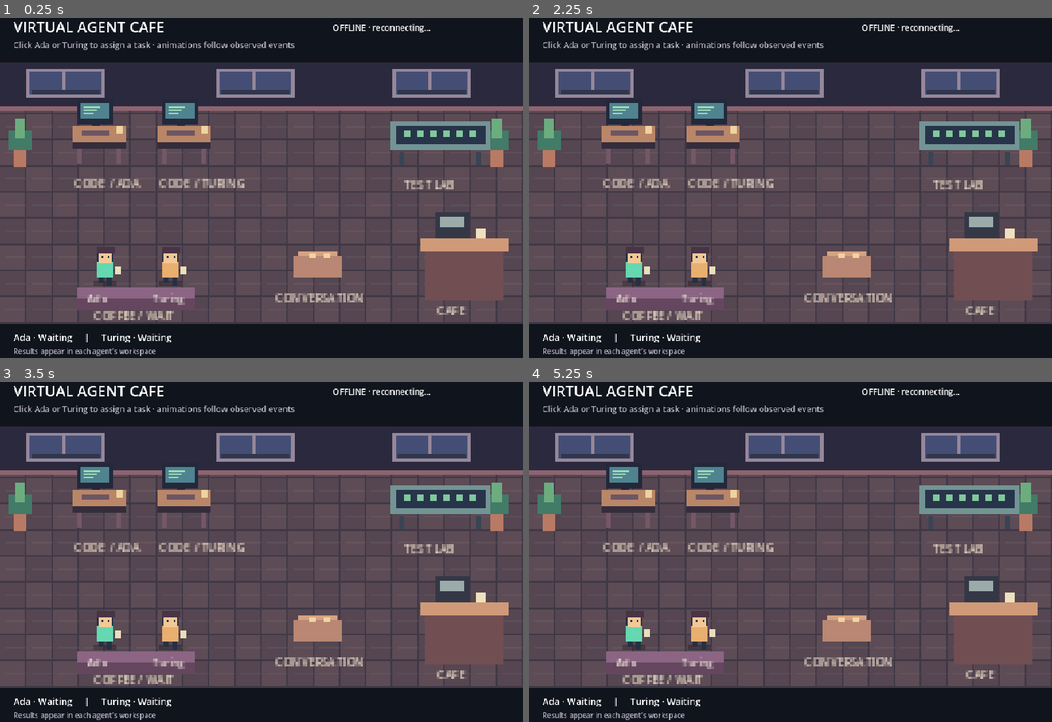
Above: before the commit, frames 1-4 (two rows, left to right).
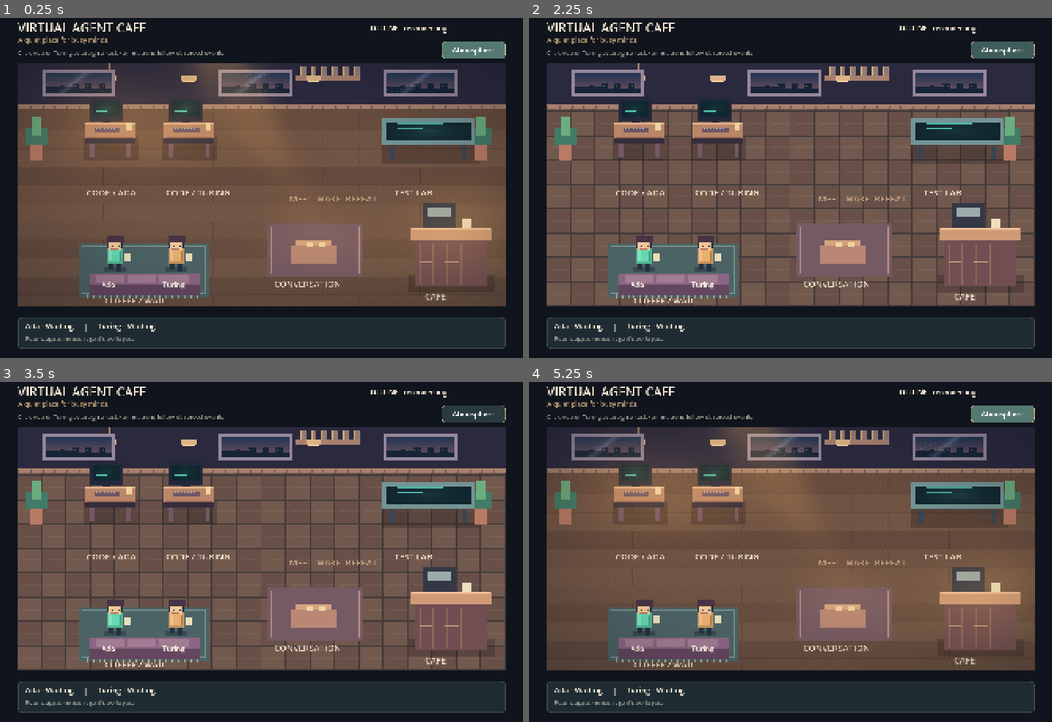
Above: after the commit, the same moments.

Repository: St3fanTh/VirtualAgentCafe
Game: Godot game, scene res://scenes/cafe.tscn
Two runs of this game, one before a commit and one after it. Both use one fixed random seed, a clock stepped at 60 frames per second and the inputs below.
Inputs (mouse positions are in pixels of both pictures, inside the frame that each line leads up to):
- Up to frame 1 (0.25 s): no input
- Up to frame 2 (2.25 s): click (999, 48) at 0.5 s, where only the run after the commit has a clickable "Atmosphere"; click (999, 48) at 1.25 s, where only the run after the commit has a clickable "Atmosphere"; click (999, 48) at 2 s, where only the run after the commit has a clickable "Atmosphere"
- Up to frame 3 (3.5 s): move the mouse to (376, 531) at 2.77 s; click (376, 531) at 2.92 s
- Up to frame 4 (5.25 s): move the mouse to (685, 565) at 3.52 s; click (685, 565) at 3.67 s; tap Enter at 4.25 s; move the mouse to (842, 470) at 4.27 s; click (842, 470) at 4.42 s; move the mouse to (764, 616) at 5.02 s; click (764, 616) at 5.17 s

The runs differ from the first frame. In frame 1, 54% of the frame differs, in the area x 0-100%, y 1-100%; in frame 2, 45%; in frame 3, 45%; in frame 4, 54%.

Commit message:
feat: enhance cafe resolution and atmospheric shaders

Diff:
--- a/game/project.godot
+++ b/game/project.godot
@@ -1,17 +1,30 @@
-; Godot 4 project
+; Engine configuration file.
+; It's best edited using the editor UI and not directly,
+; since the parameters that go here are not all obvious.
+;
+; Format:
+;   [section] ; section goes between []
+;   param=value ; assign values to parameters
+
 config_version=5
 
 [application]
+
 config/name="VirtualAgentCafe"
 run/main_scene="res://scenes/cafe.tscn"
+config/features=PackedStringArray("4.4")
 
 [display]
-window/size/viewport_width=960
-window/size/viewport_height=640
+
+window/size/viewport_width=1920
+window/size/viewport_height=1280
+window/size/window_width_override=1440
+window/size/window_height_override=960
 window/stretch/mode="canvas_items"
+window/stretch/aspect="keep"
 
 [rendering]
+
+textures/canvas_textures/default_texture_filter=0
 renderer/rendering_method="gl_compatibility"
-textures/default_filters/use_nearest_mipmap_filter=false
-textures/canvas_textures/default_texture_filter=0
 environment/defaults/default_clear_color=Color(0.063, 0.078, 0.11, 1)
--- a/game/scripts/cafe.gd
+++ b/game/scripts/cafe.gd
@@ -4,6 +4,7 @@
 const Network = preload("res://scripts/network.gd")
 const Character = preload("res://scripts/character.gd")
 const World = preload("res://scripts/world.gd")
+var world = World.new()
 var state = EventState.new()
 var network = Network.new()
 var characters: Dictionary = {}
@@ -31,13 +32,13 @@
 	var configured := OS.get_environment("VAC_BACKEND_URL")
 	if configured != "":
 		backend_url = configured.trim_suffix("/")
-	var world = World.new()
-	world.position = Vector2(0, 96)
-	world.scale = Vector2(3, 3)
+	world.position = Vector2(64, 196)
+	world.scale = Vector2(5.6, 5.6)
 	add_child(world)
 	for id in ["ada", "turing"]:
 		var character = Character.new()
 		character.agent_id = id
+		character.z_index = 2
 		character.position = Vector2(64 if id == "ada" else 104, 132)
 		character.tint = Color("64d8b1") if id == "ada" else Color("e9af6e")
 		character.selected.connect(select_agent)
@@ -54,46 +55,94 @@
 	task_request.request_completed.connect(on_task_result)
 	health_request.request_completed.connect(on_health)
 
+func ui_style(color: Color, border: Color) -> StyleBoxFlat:
+	var style := StyleBoxFlat.new()
+	style.bg_color = color
+	style.border_color = border
+	style.set_border_width_all(2)
+	style.set_corner_radius_all(16)
+	style.content_margin_left = 22
+	style.content_margin_right = 22
+	style.content_margin_top = 14
+	style.content_margin_bottom = 14
+	return style
+
 func build_ui() -> void:
-	var ui := CanvasLayer.new()
-	add_child(ui)
-	var title := label("VIRTUAL AGENT CAFE", 27)
-	title.position = Vector2(24, 12)
+	var layer := CanvasLayer.new()
+	add_child(layer)
+	var ui := Control.new()
+	ui.name = "HUD"
+	ui.set_anchors_and_offsets_preset(Control.PRESET_FULL_RECT)
+	ui.mouse_filter = Control.MOUSE_FILTER_IGNORE
+	var theme := Theme.new()
+	theme.default_font_size = 26
+	theme.set_color("font_color", "Label", Color("f1e6d1"))
+	theme.set_color("font_color", "Button", Color("eee4d1"))
+	theme.set_stylebox("normal", "Button", ui_style(Color("293b40"), Color("536b69")))
+	theme.set_stylebox("hover", "Button", ui_style(Color("405c5b"), Color("93b5a0")))
+	theme.set_stylebox("pressed", "Button", ui_style(Color("557970"), Color("c8d9b2")))
+	theme.set_stylebox("disabled", "Button", ui_style(Color("262c33"), Color("39414b")))
+	theme.set_stylebox("focus", "Button", ui_style(Color(0, 0, 0, 0), Color("e1bc89")))
+	theme.set_stylebox("panel", "PanelContainer", ui_style(Color("1f2b32"), Color("6c7e78")))
+	theme.set_stylebox("normal", "TextEdit", ui_style(Color("141e26"), Color("455e61")))
+	theme.set_stylebox("focus", "TextEdit", ui_style(Color(0, 0, 0, 0), Color("a5bfa7")))
+	ui.theme = theme
+	layer.add_child(ui)
+	var title := label("VIRTUAL AGENT CAFE", 46)
+	title.position = Vector2(64, 32)
 	ui.add_child(title)
-	connection_label = label("OFFLINE · reconnecting…", 15)
-	connection_label.position = Vector2(610, 22)
+	var subtitle := label("A quiet place for busy minds.", 24)
+	subtitle.position = Vector2(66, 92)
+	subtitle.modulate = Color("c3ab90")
+	ui.add_child(subtitle)
+	connection_label = label("OFFLINE · reconnecting…", 25)
+	connection_label.position = Vector2(1360, 50)
 	ui.add_child(connection_label)
-	var hint := label("Click Ada or Turing to assign a task · animations follow observed events", 15)
-	hint.position = Vector2(24, 54)
-	hint.modulate = Color("b9b4c5")
+	var hint := label("Click Ada or Turing to assign a task · animations follow observed events", 22)
+	hint.position = Vector2(64, 142)
+	hint.modulate = Color("9eacb0")
 	ui.add_child(hint)
-	status_label = label("Ada · Waiting     |     Turing · Waiting", 17)
-	status_label.position = Vector2(24, 590)
+	var effects := Button.new()
+	effects.text = "Atmosphere"
+	effects.toggle_mode = true
+	effects.button_pressed = true
+	effects.position = Vector2(1620, 115)
+	effects.size = Vector2(235, 60)
+	effects.toggled.connect(world.set_effects)
+	ui.add_child(effects)
+	var footer := PanelContainer.new()
+	footer.position = Vector2(64, 1130)
+	footer.size = Vector2(1792, 115)
+	footer.mouse_filter = Control.MOUSE_FILTER_IGNORE
+	ui.add_child(footer)
+	status_label = label("Ada · Waiting     |     Turing · Waiting", 28)
+	status_label.position = Vector2(92, 1142)
 	ui.add_child(status_label)
-	result_label = label("Results appear in each agent's workspace", 13)
-	result_label.position = Vector2(24, 618)
-	result_label.modulate = Color("b9b4c5")
+	result_label = label("Results appear in each agent's workspace", 20)
+	result_label.position = Vector2(92, 1193)
+	result_label.modulate = Color("9eacb0")
 	ui.add_child(result_label)
 	task_panel = PanelContainer.new()
-	task_panel.position = Vector2(185, 150)
-	task_panel.size = Vector2(590, 330)
+	task_panel.position = Vector2(430, 330)
+	task_panel.size = Vector2(1060, 600)
 	task_panel.visible = false
 	ui.add_child(task_panel)
 	var margin := MarginContainer.new()
 	for side in ["left", "right", "top", "bottom"]:
-		margin.add_theme_constant_override("margin_" + side, 18)
+		margin.add_theme_constant_override("margin_" + side, 30)
 	task_panel.add_child(margin)
 	var column := VBoxContainer.new()
-	column.add_theme_constant_override("separation", 12)
+	column.add_theme_constant_override("separation", 20)
 	margin.add_child(column)
-	task_info = label("Task", 17)
+	task_info = label("Task", 28)
 	task_info.autowrap_mode = TextServer.AUTOWRAP_WORD_SMART
 	column.add_child(task_info)
 	task_input = TextEdit.new()
-	task_input.custom_minimum_size = Vector2(550, 160)
+	task_input.custom_minimum_size = Vector2(950, 300)
 	task_input.placeholder_text = "Describe a concrete coding task…"
 	column.add_child(task_input)
 	var row := HBoxContainer.new()
+	row.add_theme_constant_override("separation", 12)
 	column.add_child(row)
 	task_button = Button.new()
 	task_button.text = "Run with Codex"
@@ -104,7 +153,7 @@
 	message_button.pressed.connect(send_peer_message)
 	row.add_child(message_button)
 	var cancel_button := Button.new()
-	cancel_button.text = "Cancel running task"
+	cancel_button.text = "Cancel task"
 	cancel_button.pressed.connect(cancel_running_task)
 	row.add_child(cancel_button)
 	var close := Button.new()
@@ -117,9 +166,11 @@
 		if frame.get("kind") == "snapshot":
 			for id in state.agents:
 				characters[id].reset_state(state.agents[id])
+				world.set_agent_status(id, state.agents[id].status)
 		else:
 			var id: String = frame.event.agent_id
 			characters[id].enqueue_state(state.agents[id])
+			world.set_agent_status(id, state.agents[id].status)
 		status_label.text = "Ada · %s     |     Turing · %s" % [state.state_label("ada"), state.state_label("turing")]
 	elif state.needs_snapshot:
 		network.force_reconnect()
--- a/game/scripts/character.gd
+++ b/game/scripts/character.gd
@@ -93,10 +93,17 @@
 	if is_selected:
 		draw_rect(Rect2(-11, -19, 22, 24), Color("eee4ad"), false, 1)
 	rect(-7, 2, 14, 3, Color(0, 0, 0, 0.25))
-	rect(-5, -10 + bounce, 10, 10, tint)
+	rect(-5, -10 + bounce, 10, 10, tint.darkened(0.15))
+	rect(-4.5, -10 + bounce, 8.5, 8, tint)
+	rect(-4, -9 + bounce, 1.5, 7, tint.lightened(0.22))
+	rect(3, -8 + bounce, 1, 6, tint.darkened(0.3))
+	rect(-1, -10 + bounce, 2, 1, Color("eee0c4"))
 	rect(-5, -19 + bounce, 10, 9, dark)
 	rect(-4, -16 + bounce, 8, 7, skin)
+	rect(3, -15 + bounce, 1, 5, skin.darkened(0.16))
+	rect(-3, -10 + bounce, 5, 0.5, Color("bc806d"))
 	rect(-5, -19 + bounce, 11, 4, Color("493446"))
+	rect(-4, -18 + bounce, 5, 0.5, Color("806064"))
 	rect(-2, -13 + bounce, 1, 1, dark)
 	rect(2, -13 + bounce, 1, 1, dark)
 	var stride := phase * 2 if not route.is_empty() else 0
@@ -125,10 +132,14 @@
 		"agent.waiting":
 			rect(6, -8 + phase, 4, 5, Color("e9dfba"))
 	var font := ThemeDB.fallback_font
-	draw_string(font, Vector2(-11, 15), agent_id.capitalize(), HORIZONTAL_ALIGNMENT_LEFT, -1, 6, Color("f2e9dc"))
+	draw_set_transform(Vector2(-9, 15), 0.0, Vector2.ONE / 5.6)
+	draw_string(font, Vector2.ZERO, agent_id.capitalize(), HORIZONTAL_ALIGNMENT_LEFT, -1, 26, Color("f2e9dc"))
+	draw_set_transform(Vector2.ZERO)
 	if bubble != "" and bubble_left > 0:
 		var text := bubble.left(42)
-		var width := minf(128, font.get_string_size(text, HORIZONTAL_ALIGNMENT_LEFT, -1, 6).x + 8)
+		var width := minf(128, font.get_string_size(text, HORIZONTAL_ALIGNMENT_LEFT, -1, 26).x / 5.6 + 8)
 		rect(-width / 2, -44, width, 13, Color("f0e7d6"))
 		rect(-2, -31, 4, 3, Color("f0e7d6"))
-		draw_string(font, Vector2(-width / 2 + 4, -35), text, HORIZONTAL_ALIGNMENT_LEFT, width - 8, 6, dark)
+		draw_set_transform(Vector2(-width / 2 + 4, -35), 0.0, Vector2.ONE / 5.6)
+		draw_string(font, Vector2.ZERO, text, HORIZONTAL_ALIGNMENT_LEFT, (width - 8) * 5.6, 26, dark)
+		draw_set_transform(Vector2.ZERO)
--- a/game/scripts/world.gd
+++ b/game/scripts/world.gd
@@ -1,13 +1,51 @@
 extends Node2D
+
+const WoodShader = preload("res://shaders/wood.gdshader")
+const GlassShader = preload("res://shaders/glass.gdshader")
+const MonitorShader = preload("res://shaders/monitor.gdshader")
+const AtmosphereShader = preload("res://shaders/atmosphere.gdshader")
+var effects_enabled := true
+var effect_materials: Array[ShaderMaterial] = []
+var monitors: Dictionary = {}
+
+func shader_panel(area: Rect2, shader: Shader, depth: int) -> ShaderMaterial:
+	var panel := ColorRect.new()
+	panel.position = area.position
+	panel.size = area.size
+	panel.mouse_filter = Control.MOUSE_FILTER_IGNORE
+	panel.z_index = depth
+	var shader_material := ShaderMaterial.new()
+	shader_material.shader = shader
+	panel.material = shader_material
+	add_child(panel)
+	effect_materials.append(shader_material)
+	return shader_material
+
+func set_effects(enabled: bool) -> void:
+	effects_enabled = enabled
+	for shader_material in effect_materials:
+		shader_material.set_shader_parameter("strength", 1.0 if enabled else 0.0)
+
+func set_agent_status(agent_id: String, status: String) -> void:
+	if not monitors.has(agent_id):
+		return
+	var color := Color("628b9a")
+	match status:
+		"agent.coding", "agent.finished": color = Color("7fe3b0")
+		"agent.testing": color = Color("f5ce84")
+		"agent.error": color = Color("f2818d")
+		"agent.thinking": color = Color("ada4f0")
+		"agent.message": color = Color("8cd4e1")
+	monitors[agent_id].set_shader_parameter("activity_color", color)
 
 func _ready() -> void:
 	# Native tilemap generated from a tiny original pixel atlas; no external assets.
 	var atlas := Image.create(32, 16, false, Image.FORMAT_RGBA8)
 	for x in range(32):
 		for y in range(16):
-			var color := Color("554651") if x < 16 else Color("5d4c55")
+			var color := Color("685048") if x < 16 else Color("72594d")
 			if y == 15 or x % 16 == 15:
-				color = Color("403846")
+				color = Color("443b3b")
 			if y == 7 and x % 16 > 2:
 				color = color.lightened(0.05)
 			atlas.set_pixel(x, y, color)
@@ -21,21 +59,48 @@
 	var source_id := tiles.add_source(source)
 	var layer := TileMapLayer.new()
 	layer.tile_set = tiles
-	layer.z_index = -1
+	layer.z_index = -2
+	var wood := ShaderMaterial.new()
+	wood.shader = WoodShader
+	layer.material = wood
+	effect_materials.append(wood)
 	for x in range(20):
 		for y in range(10):
 			layer.set_cell(Vector2i(x, y), source_id, Vector2i((x + y) % 2, 0))
 	add_child(layer)
+	for x in [16, 132, 240]:
+		shader_panel(Rect2(x + 2, 6, 44, 14), GlassShader, 1)
+	monitors.ada = shader_panel(Rect2(49, 25, 18, 10), MonitorShader, 1)
+	monitors.turing = shader_panel(Rect2(101, 25, 18, 10), MonitorShader, 1)
+	shader_panel(Rect2(242, 39, 55, 11), MonitorShader, 1)
+	shader_panel(Rect2(0, 0, 320, 160), AtmosphereShader, 8)
 
 func box(x: float, y: float, w: float, h: float, color: String) -> void:
 	draw_rect(Rect2(x, y, w, h), Color(color))
 
 func text(at: Vector2, value: String, color := Color("eadbc7")) -> void:
-	draw_string(ThemeDB.fallback_font, at, value, HORIZONTAL_ALIGNMENT_LEFT, -1, 7, color)
+	# Render glyphs at viewport resolution instead of scaling a tiny bitmap font.
+	draw_set_transform(at, 0.0, Vector2.ONE / 5.6)
+	draw_string(ThemeDB.fallback_font, Vector2.ZERO, value, HORIZONTAL_ALIGNMENT_LEFT, -1, 32, color)
+	draw_set_transform(Vector2.ZERO)
 
 func _draw() -> void:
+	# Contact shadows and layered joinery keep furniture readable at larger sizes.
+	for area in [Rect2(43, 48, 36, 16), Rect2(95, 48, 36, 16), Rect2(239, 50, 64, 16), Rect2(177, 130, 36, 8), Rect2(256, 139, 57, 11)]:
+		draw_rect(area, Color(0.06, 0.04, 0.06, 0.24))
 	box(0, 0, 320, 28, "2b293e")
-	box(0, 27, 320, 3, "8c6470")
+	box(0, 27, 320, 3, "a7806d")
+	for x in range(0, 320, 8):
+		box(x, 28, 1, 2, "735c59")
+	# Back-wall shelves, warm pendant lamps and small framed prints.
+	box(182, 8, 42, 3, "a7806d")
+	for x in range(185, 221, 7):
+		box(x, 2, 4, 6, "927b77")
+		box(x, 2, 1, 6, "d0a875")
+	for x in [60, 112, 194, 283]:
+		box(x, 0, 0.5, 8, "a17e67")
+		box(x - 5, 8, 10, 3, "dcb386")
+		box(x - 4, 11, 8, 1, "f9d7a2")
 	# Windows, dusk skyline and indoor plants.
 	for x in [16, 132, 240]:
 		box(x, 4, 48, 18, "96879a")
@@ -46,21 +111,34 @@
 		box(x - 4, 54, 8, 10, "b97a65")
 		box(x - 7, 42, 14, 12, "427b67")
 		box(x - 3, 35, 6, 12, "6cad7f")
+	# Soft patterned rugs under the seating and discussion table.
+	box(40, 118, 85, 35, "4c6365")
+	draw_rect(Rect2(42, 120, 81, 31), Color("78938b"), false, 0.6)
+	for x in range(45, 121, 4):
+		box(x, 151, 1, 3, "a4aa91")
+	box(164, 105, 62, 35, "755963")
+	draw_rect(Rect2(166, 107, 58, 31), Color("b58b82"), false, 0.6)
 	# Coding desks, monitors, keyboard and coffee.
 	for x in [44, 96]:
 		box(x, 48, 33, 5, "342d3c")
 		box(x, 39, 33, 10, "ba8668")
+		box(x, 39, 33, 1, "e3b18b")
+		box(x + 1, 48, 31, 1, "8c5f52")
+		for seam in range(3):
+			box(x + 1, 41 + seam * 2, 31, 0.3, "ac775f")
 		box(x + 3, 23, 22, 15, "24283b")
 		box(x + 5, 25, 18, 10, "4f8390")
 		for row in range(3):
 			box(x + 7, 27 + row * 2, 10 - row * 2, 1, "9edbb5")
 		box(x + 12, 37, 5, 2, "24283b")
 		box(x + 6, 42, 17, 3, "6c5665")
+		for key in range(7):
+			box(x + 7 + key * 2, 42.5, 1, 1, "b8aaa0")
 		box(x + 27, 39, 4, 5, "edd3a1")
 		box(x + 3, 53, 3, 9, "755768")
 		box(x + 27, 53, 3, 9, "755768")
-	text(Vector2(45, 77), "CODE / ADA")
-	text(Vector2(97, 77), "CODE / TURING")
+	text(Vector2(45, 87), "CODE / ADA")
+	text(Vector2(97, 87), "CODE / TURING")
 	# Test station.
 	box(239, 36, 61, 18, "739494")
 	box(242, 39, 55, 11, "273449")
@@ -68,7 +146,7 @@
 		box(x, 42, 4, 4, "82c79e")
 	box(244, 55, 3, 8, "394454")
 	box(291, 55, 3, 8, "394454")
-	text(Vector2(247, 78), "TEST LAB")
+	text(Vector2(247, 87), "TEST LAB")
 	# Conversation nook, lounge and café counter.
 	box(179, 119, 30, 13, "b98773")
 	box(182, 116, 24, 3, "d6a381")
@@ -77,9 +155,18 @@
 	text(Vector2(168, 147), "CONVERSATION")
 	box(47, 138, 72, 8, "8b6583")
 	box(47, 145, 72, 7, "65465f")
+	for x in [51, 72, 93]:
+		box(x, 139, 19, 5, "a17c93")
+		box(x + 1, 139, 17, 0.5, "bb97a6")
 	text(Vector2(57, 158), "COFFEE / WAIT")
 	box(260, 111, 48, 35, "714e52")
 	box(257, 108, 54, 8, "d09a78")
+	box(258, 108, 52, 1, "f0c297")
+	for x in range(263, 306, 9):
+		box(x, 118, 1, 27, "926759")
+	box(263, 130, 9, 1, "c19b80")
+	box(280, 130, 9, 1, "c19b80")
+	text(Vector2(178, 91), "MEET. MAKE. REPEAT.", Color("c9a788"))
 	box(266, 92, 21, 16, "343846")
 	box(269, 95, 15, 6, "9babaa")
 	box(291, 102, 6, 6, "eee1be")
--- /dev/null
+++ b/game/shaders/atmosphere.gdshader
@@ -0,0 +1,22 @@
+shader_type canvas_item;
+render_mode unshaded;
+uniform float strength : hint_range(0.0, 1.0) = 1.0;
+
+float pool(vec2 p, vec2 center, vec2 radius) {
+    vec2 q = (p - center) / radius;
+    return exp(-dot(q, q) * 2.0);
+}
+
+void fragment() {
+    vec2 p = UV;
+    float light = pool(p, vec2(0.19, 0.28), vec2(0.18, 0.32));
+    light += pool(p, vec2(0.35, 0.28), vec2(0.18, 0.32));
+    light += pool(p, vec2(0.61, 0.72), vec2(0.25, 0.25));
+    light += pool(p, vec2(0.89, 0.67), vec2(0.20, 0.32));
+    float ray = exp(-pow((p.x - p.y * 0.28 - 0.42) * 14.0, 2.0));
+    ray *= 1.0 - smoothstep(0.10, 0.82, p.y);
+    float edge = smoothstep(0.22, 0.77, length((p - 0.5) * vec2(1.0, 0.85)));
+    float warmth = clamp(light * 0.10 + ray * 0.15, 0.0, 0.30);
+    vec3 color = mix(vec3(0.035, 0.045, 0.075), vec3(1.0, 0.73, 0.38), clamp(warmth * 8.0, 0.0, 1.0));
+    COLOR = vec4(color, strength * clamp(edge * 0.27 + warmth, 0.0, 0.32));
+}
--- /dev/null
+++ b/game/shaders/glass.gdshader
@@ -0,0 +1,18 @@
+shader_type canvas_item;
+render_mode unshaded;
+uniform float strength : hint_range(0.0, 1.0) = 1.0;
+
+void fragment() {
+    vec2 p = UV;
+    vec3 sky = mix(vec3(0.12, 0.20, 0.32), vec3(0.44, 0.32, 0.38), p.y);
+    float skyline = step(0.64 + 0.15 * sin(floor(p.x * 10.0) * 3.0), p.y);
+    sky = mix(sky, vec3(0.09, 0.14, 0.22), skyline);
+    vec2 cell = fract(p * vec2(26.0, 10.0));
+    float windows = step(0.35, cell.x) * step(cell.x, 0.58) * step(0.35, cell.y) * step(cell.y, 0.50);
+    sky += vec3(0.32, 0.19, 0.055) * windows * skyline;
+    float reflection = pow(max(0.0, 1.0 - abs(p.x + p.y * 0.38 - 0.62) * 7.0), 2.0);
+    float drops = pow(max(0.0, sin(p.x * 180.0)), 24.0);
+    drops *= pow(max(0.0, sin(p.y * 26.0 + TIME * 0.7 + floor(p.x * 28.0))), 10.0);
+    sky += strength * (vec3(0.14, 0.15, 0.17) * reflection + vec3(0.10, 0.14, 0.17) * drops);
+    COLOR = vec4(sky, 1.0);
+}
--- /dev/null
+++ b/game/shaders/monitor.gdshader
@@ -0,0 +1,16 @@
+shader_type canvas_item;
+render_mode unshaded;
+uniform vec4 activity_color : source_color = vec4(0.34, 0.78, 0.66, 1.0);
+uniform float strength : hint_range(0.0, 1.0) = 1.0;
+
+void fragment() {
+    vec2 p = UV;
+    vec3 base = vec3(0.06, 0.13, 0.17);
+    float row = floor(p.y * 7.0);
+    float code = step(0.12, p.x) * step(p.x, 0.68 - mod(row, 3.0) * 0.13);
+    code *= step(0.36, fract(p.y * 7.0)) * step(fract(p.y * 7.0), 0.52);
+    float scan = 0.94 + 0.06 * sin(p.y * 160.0 + TIME * 1.5);
+    float bloom = exp(-length((p - vec2(0.5)) * vec2(1.5, 1.0)) * 2.0);
+    vec3 color = base + activity_color.rgb * (code * 0.70 + bloom * 0.10);
+    COLOR = vec4(mix(color, color * scan + activity_color.rgb * bloom * 0.08, strength), 1.0);
+}
--- /dev/null
+++ b/game/shaders/wood.gdshader
@@ -0,0 +1,26 @@
+shader_type canvas_item;
+
+varying vec2 local_position;
+uniform float strength : hint_range(0.0, 1.0) = 1.0;
+
+void vertex() {
+    local_position = VERTEX;
+}
+
+void fragment() {
+    vec4 base = COLOR;
+    float row = floor(local_position.y / 12.0);
+    float tone = fract(sin(row * 17.13) * 437.5);
+    vec3 wood = mix(vec3(0.36, 0.27, 0.23), vec3(0.43, 0.33, 0.27), tone);
+    float grain = sin(local_position.x * 2.0 + sin(local_position.y * 0.7) * 2.0);
+    wood += grain * 0.009;
+    float horizontal_distance = min(fract(local_position.y / 12.0), 1.0 - fract(local_position.y / 12.0)) * 12.0;
+    float vertical_distance = abs(fract(local_position.x / 48.0 + mod(row, 2.0) * 0.5) - 0.5) * 48.0;
+    float seams = (1.0 - smoothstep(0.02, 0.28, horizontal_distance));
+    seams += (1.0 - smoothstep(0.02, 0.25, vertical_distance));
+    wood -= seams * 0.055;
+    float light_band = exp(-pow((local_position.y - 52.0) / 65.0, 2.0));
+    wood += vec3(0.035, 0.018, 0.008) * light_band;
+    base.rgb = mix(base.rgb, wood, strength);
+    COLOR = base;
+}
--- /dev/null
+++ b/game/tests/render_preview.gd
@@ -0,0 +1,45 @@
+extends SceneTree
+
+var cafe: Node
+var directory := ""
+
+func _initialize() -> void:
+	directory = OS.get_environment("VAC_PREVIEW_DIR")
+	if directory == "":
+		push_error("Set VAC_PREVIEW_DIR to an existing directory")
+		quit(1)
+		return
+	call_deferred("capture")
+
+func save_frame(filename: String) -> void:
+	await RenderingServer.frame_post_draw
+	var screenshot := root.get_texture().get_image()
+	if screenshot == null or screenshot.is_empty():
+		push_error("Preview requires a rendering display; headless mode cannot capture shaders")
+		quit(1)
+		return
+	var error := screenshot.save_png(directory.path_join(filename))
+	if error != OK:
+		push_error("Cannot save preview")
+		quit(1)
+
+func capture() -> void:
+	cafe = load("res://scenes/cafe.tscn").instantiate()
+	root.add_child(cafe)
+	await create_timer(2.0).timeout
+	# Freeze the latest observed demo state at its destination for stable comparisons.
+	cafe.network.set_process(false)
+	for id in cafe.state.agents:
+		var character: Node2D = cafe.characters[id]
+		character.reset_state(cafe.state.agents[id])
+		character.position = character.destination()
+		character.route.clear()
+		character.set_process(false)
+	await save_frame("cafe-effects.png")
+	cafe.world.set_effects(false)
+	await save_frame("cafe-without-effects.png")
+	cafe.world.set_effects(true)
+	cafe.select_agent("ada")
+	await save_frame("cafe-task-panel.png")
+	print("Rendered cafe preview: PASS")
+	quit(0)
Not shown, added: game/shaders/atmosphere.gdshader.uid
Not shown, added: game/shaders/glass.gdshader.uid
Not shown, added: game/shaders/monitor.gdshader.uid
Not shown, added: game/shaders/wood.gdshader.uid
Not shown, added: game/tests/render_preview.gd.uid
Not shown, changed: .github/workflows/ci.yml
Not shown, changed: PROGRESS.md
Not shown, changed: README.md
Not shown, added: docs/graphics.md
Not shown, added: docs/images/cafe-preview.png
